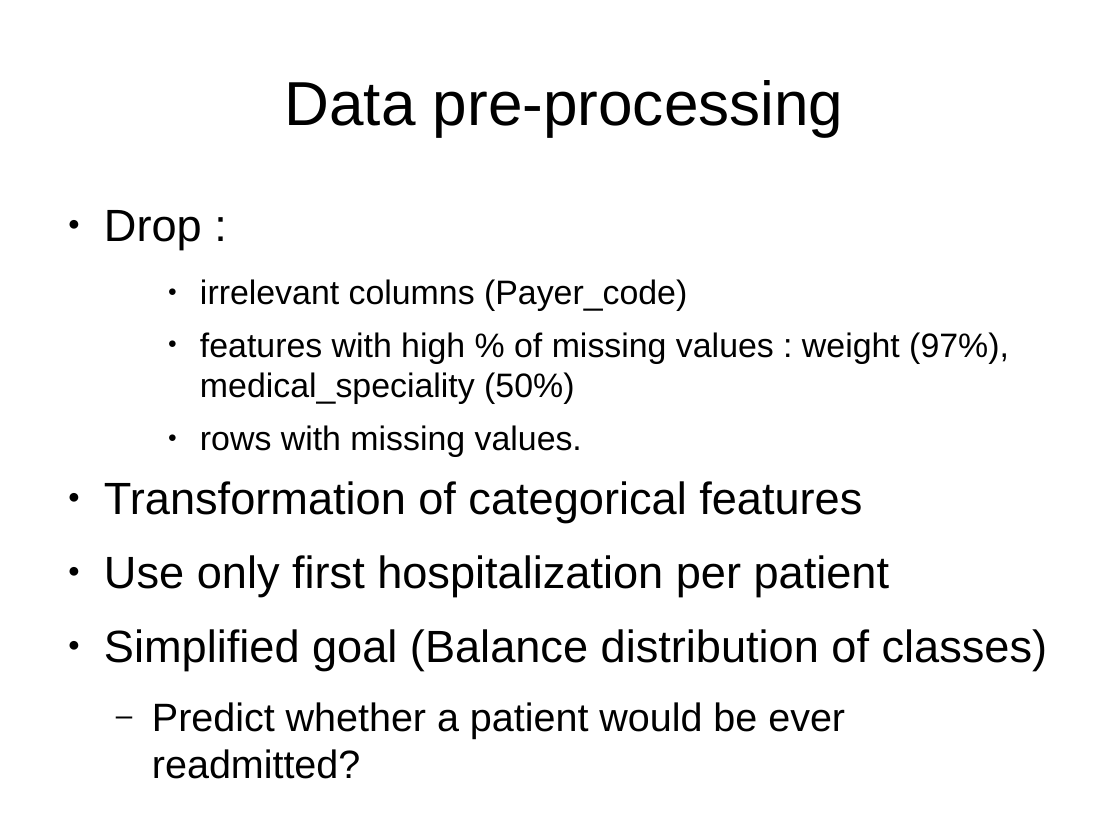
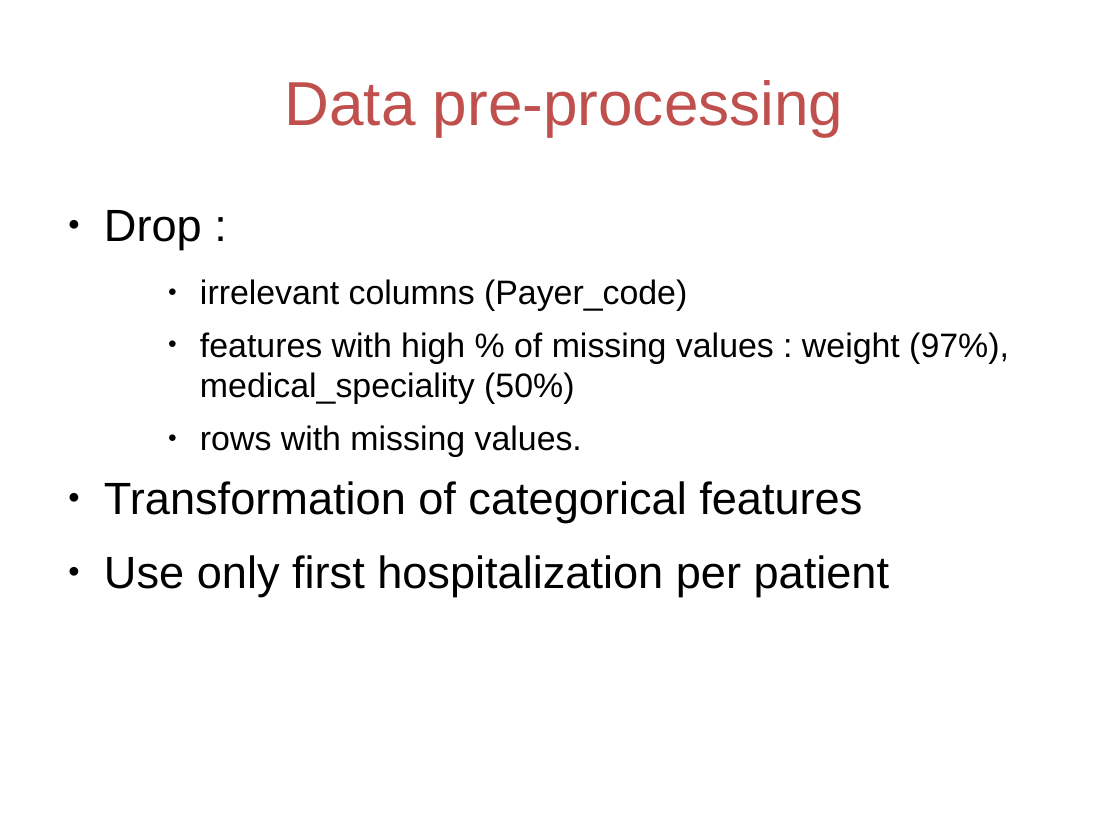
Before and after one commit to Anushi/hospital_readmissions, a slide deck: slide 6 of Project_presentation_Anushi.pptx. Drawn at 1120x840 pixels with LibreOffice and Linux fonts; fonts in the diff are those of the drawing. Boxes give left, top, right and bottom in pixels: in the first picture for what was removed or moved away, otherwise in the second. Text is boxed around its words. In the diff, an @@ line names an element or a change of style, - is before the commit and + after.

```diff
--- a/Project_presentation_Anushi.pptx
+++ b/Project_presentation_Anushi.pptx
@@ title "Data pre-processing" at <box>285,80,844,136</box>: text colour #000000 to #C0504D @@
@@ text at <box>104,629,1048,779</box>: paragraphs removed @@
-● Simplified goal (Balance distribution of classes)
-  – Predict whether a patient would be ever readmitted?
```
Also in this commit, not shown: 7 other slides changed, 3 slides added, 1 slide removed, 2 other files.
